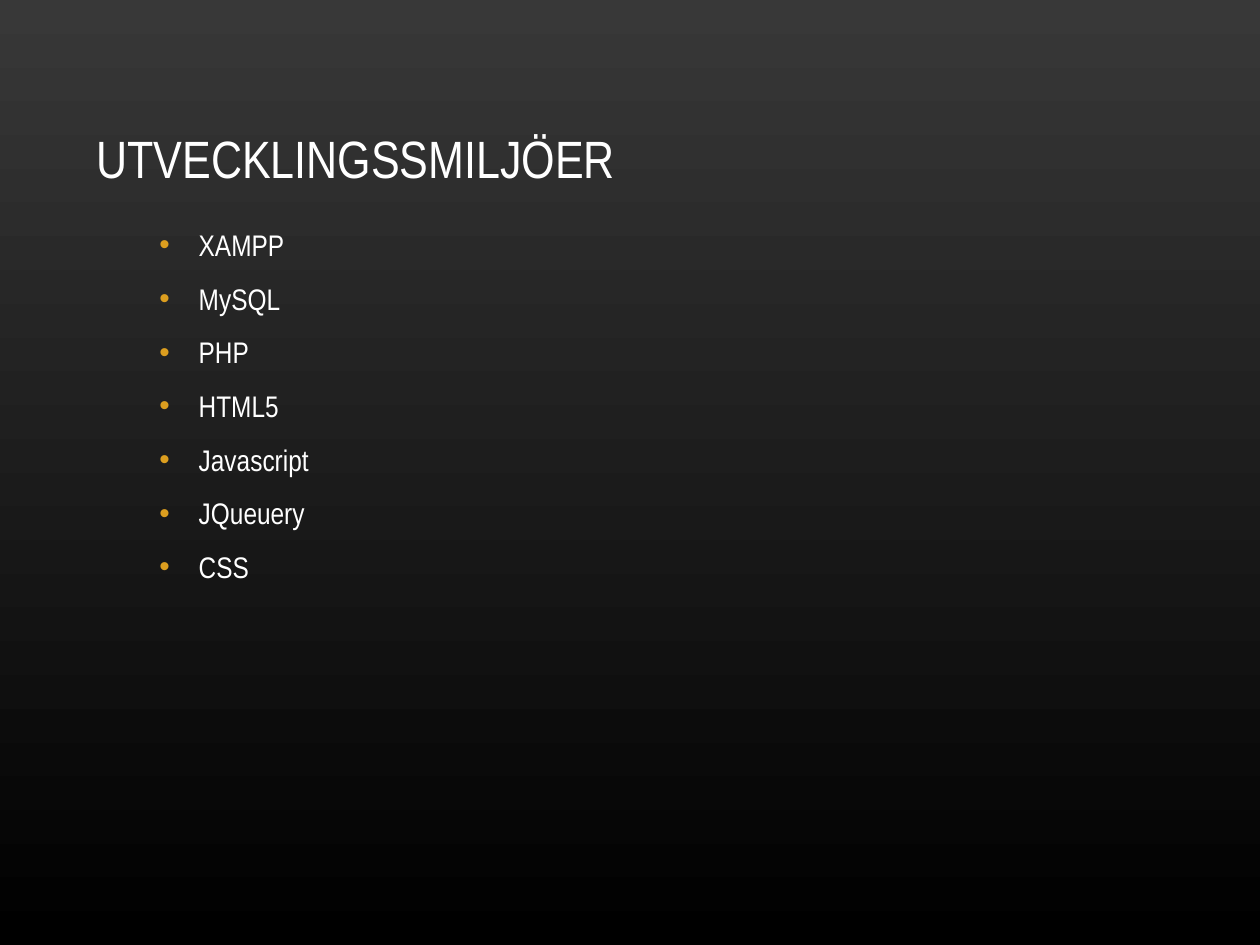
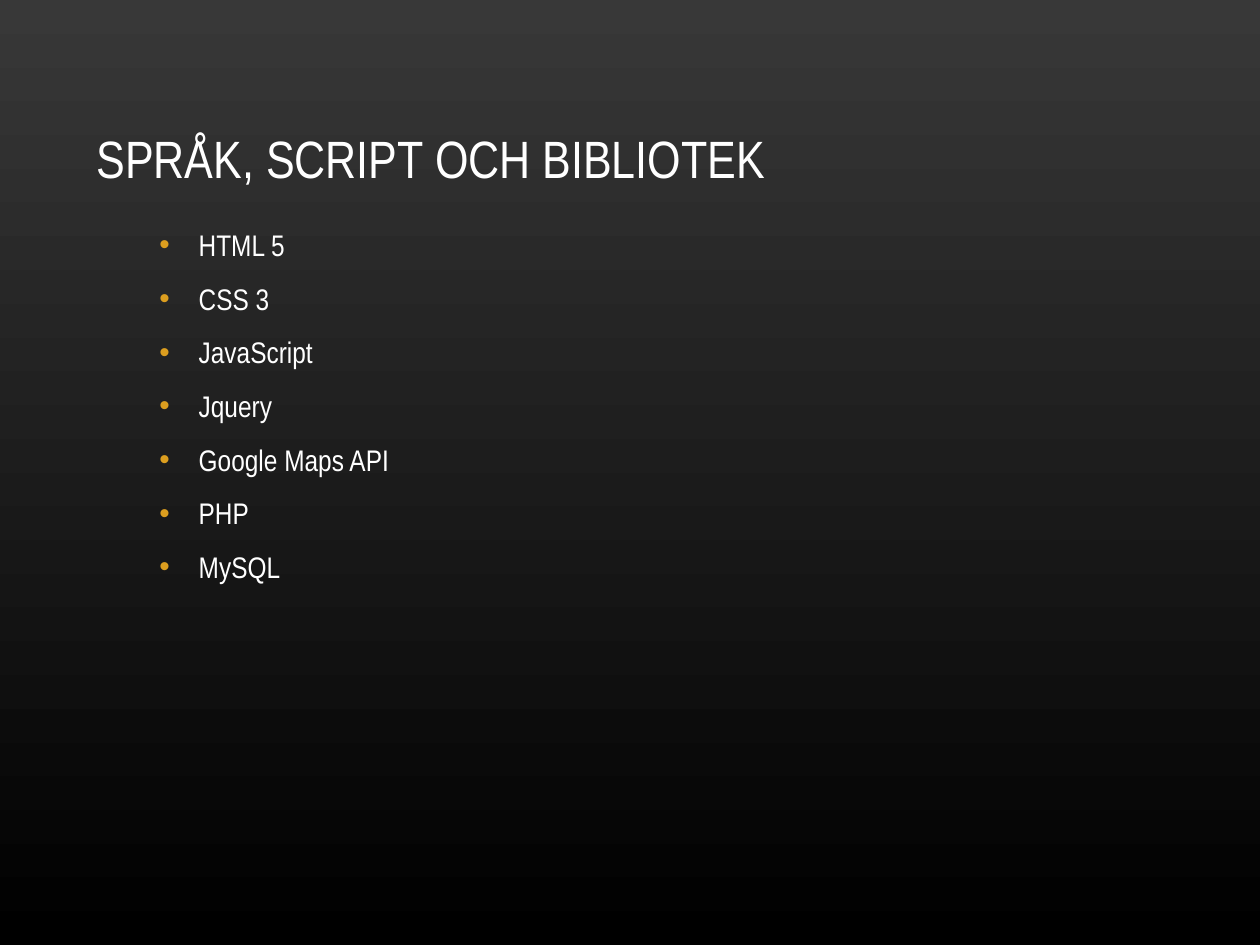
Before and after one commit to nbt11nsn/mobow, a slide deck: slide 6 of dokument/Mobow-slutpresentation.ppt (slide 5 before the commit). Drawn at 1260x945 pixels with LibreOffice and Linux fonts; fonts in the diff are those of the drawing; background and template pictures are left out. Boxes give left, top, right and bottom in pixels: in the first picture for what was removed or moved away, otherwise in the second. Text is boxed around its words. In the diff, an @@ line names an element or a change of style, - is before the commit and + after.

```diff
--- a/dokument/Mobow-slutpresentation.ppt
+++ b/dokument/Mobow-slutpresentation.ppt
@@ title at (97,135,764,185): text changed @@
-UTVECKLINGSSMILJÖER
+SPRÅK, SCRIPT OCH BIBLIOTEK
@@ text at (199,235,388,524): text changed @@
-  • XAMPP
+  • HTML 5
+  • CSS 3
+  • JavaScript
+  • Jquery
+  • Google Maps API
+  • PHP
@@ text at (199,342,309,579): paragraphs removed @@
-  • PHP
-  • HTML5
-  • Javascript
-  • JQueuery
-  • CSS
```
Also in this commit, not shown: 6 other slides changed, 1 slide added, 2 other files.
